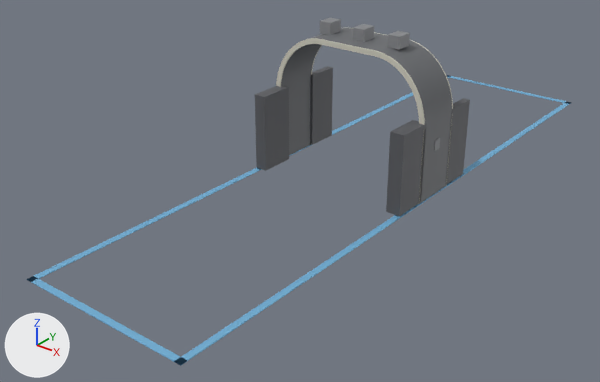
A saved change to the glTF model public/colibri.glb.
Before and after are seen from a 50 mm lens placed at (8.21, -5.76, 6.64), pointed at (-0.43, 5.04, -0.06). The lights are fixed; the arrows at lower left show +X, +Y and +Z. The first picture is the older version.

Objects in the first picture: 'arch_shell', 'arch_trim_back', 'arch_trim_front', 'lane_far_end', 'lane_left', 'lane_near_end', 'lane_right', 'roof_unit_1', 'roof_unit_2', 'roof_unit_3', 'side_socket_1', 'wing_1', 'wing_2', 'wing_3', 'wing_4'.
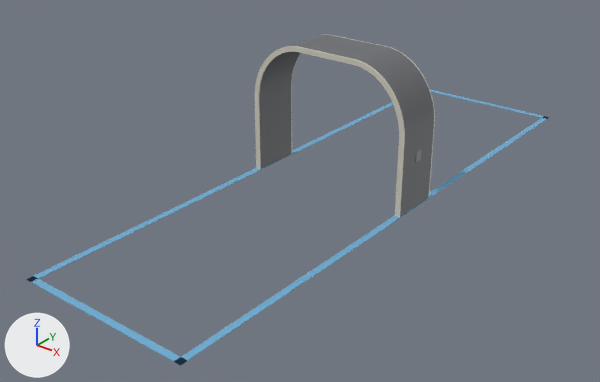
Commit message: Shop preview: side panels on the XL only, no roof boxes

Where the change shows, as pixel boxes (x1, y1, x2, y2) in the pictures (600 x 382 px; the box of a moved part takes in the faces that stretch with it):
'arch_shell', moved: before (281, 28, 452, 204); after (259, 35, 434, 217)
'arch_trim_front', moved: before (276, 38, 425, 201); after (254, 46, 405, 217)
'wing_1', deleted: before (386, 120, 427, 216)
'wing_2', deleted: before (255, 86, 289, 171)
'lane_right', rescaled: before (175, 102, 570, 365); after (174, 117, 548, 365)
'wing_4', deleted: before (310, 66, 333, 145)
'wing_3', deleted: before (446, 98, 470, 184)
'lane_far_end', recoloured, moved: before (447, 75, 572, 104); after (430, 89, 549, 118)
'arch_trim_back', moved: before (311, 27, 453, 186); after (291, 34, 435, 198)
'roof_unit_3', deleted: before (387, 31, 410, 50)
'roof_unit_2', deleted: before (353, 24, 374, 42)
'roof_unit_1', deleted: before (320, 18, 341, 35)
'side_socket_1', recoloured, moved: before (434, 138, 440, 151); after (415, 149, 422, 162)
part 5 of me_lane_right, moved or reshaped: before (391, 102, 570, 221); after (391, 117, 548, 221)

Patch to the scene script:
```diff
--- a/public/colibri.glb.py
+++ b/public/colibri.glb.py
@@ mat_material_2 @@
 mat_material_2 = principled_material('Material_2')
-mat_material_2.base_color = (0.118, 0.122, 0.133)  # dark grey #606266
+mat_material_2.base_color = (0.275, 0.282, 0.298)  # grey #8f9194
 mat_material_2.metallic = 0.2
@@ mat_material_3 @@
 mat_material_3 = principled_material('Material_3')
-mat_material_3.base_color = (0.275, 0.282, 0.298)  # grey #8f9194
+mat_material_3.base_color = (0.18, 0.459, 0.71)  # blue #76b4db
 mat_material_3.metallic = 0.2
@@ me_arch_shell @@
-me_arch_shell.from_pydata(...)  # 392 vertices, 780 faces; spans x -1.63..1.63, y 5.83..6.77, z 0.0..2.61
+me_arch_shell.from_pydata(...)  # 392 vertices, 780 faces; spans x -1.63..1.63, y 5.21..6.14, z 0.0..2.61
+# me_arch_shell part 1: the whole mesh is moved by (0.0, -0.62, 0.0)
 me_arch_shell.materials.append(mat_material_0)
@@ me_arch_trim_front @@
-me_arch_trim_front.from_pydata(...)  # 392 vertices, 780 faces; spans x -1.63..1.63, y 5.81..5.83, z 0.0..2.61
+me_arch_trim_front.from_pydata(...)  # 392 vertices, 780 faces; spans x -1.63..1.63, y 5.18..5.21, z 0.0..2.61
+# me_arch_trim_front part 2: the whole mesh is moved by (0.0, -0.62, 0.0)
 me_arch_trim_front.materials.append(mat_material_1)
@@ me_arch_trim_back @@
-me_arch_trim_back.from_pydata(...)  # 392 vertices, 780 faces; spans x -1.63..1.63, y 6.77..6.79, z 0.0..2.61
+me_arch_trim_back.from_pydata(...)  # 392 vertices, 780 faces; spans x -1.63..1.63, y 6.14..6.17, z 0.0..2.61
+# me_arch_trim_back part 3: the whole mesh is moved by (0.0, -0.62, 0.0)
 me_arch_trim_back.materials.append(mat_material_1)
@@ me_side_socket_1 @@
-me_side_socket_1.from_pydata(...)  # 8 vertices, 12 faces; spans x 1.627..1.648, y 6.219..6.379, z 0.9..1.1
-me_side_socket_1.materials.append(mat_material_3)  # grey #8f9194
+me_side_socket_1.from_pydata(...)  # 8 vertices, 12 faces; spans x 1.627..1.648, y 5.595..5.755, z 0.9..1.1
+# me_side_socket_1 part 4: the whole mesh is moved by (0.0, -0.624, 0.0)
+me_side_socket_1.materials.append(mat_material_2)  # grey #8f9194
@@ me_lane_right @@
-me_lane_right.from_pydata(...)  # 8 vertices, 12 faces; spans x 1.53..1.65, y 0.0..12.6, z 0.0..0.01
-me_lane_right.materials.append(mat_material_4)  # blue #76b4db
+me_lane_right.from_pydata(...)  # 8 vertices, 12 faces; spans x 1.53..1.65, y 0.0..11.35, z 0.0..0.01
+# me_lane_right part 5: the whole mesh is scaled about the mesh origin by (1, 0.901, 1)
+me_lane_right.materials.append(mat_material_3)  # blue #76b4db
@@ me_lane_far_end @@
-me_lane_far_end.from_pydata(...)  # 8 vertices, 12 faces; spans x -1.65..1.65, y 12.48..12.6, z 0.0..0.01
-me_lane_far_end.materials.append(mat_material_4)  # blue #76b4db
+me_lane_far_end.from_pydata(...)  # 8 vertices, 12 faces; spans x -1.65..1.65, y 11.23..11.35, z 0.0..0.01
+# me_lane_far_end part 6: the whole mesh is moved by (0.0, -1.25, 0.0)
+me_lane_far_end.materials.append(mat_material_3)  # blue #76b4db
@@ ob_wing_1 @@
-ob_wing_1 = bpy.data.objects.new('wing_1', me_wing_1)
@@ ob_wing_2 @@
-ob_wing_2 = bpy.data.objects.new('wing_2', me_wing_2)
@@ ob_wing_3 @@
-ob_wing_3 = bpy.data.objects.new('wing_3', me_wing_3)
@@ ob_wing_4 @@
-ob_wing_4 = bpy.data.objects.new('wing_4', me_wing_4)
@@ ob_roof_unit_1 @@
-ob_roof_unit_1 = bpy.data.objects.new('roof_unit_1', me_roof_unit_1)
@@ ob_roof_unit_2 @@
-ob_roof_unit_2 = bpy.data.objects.new('roof_unit_2', me_roof_unit_2)
@@ ob_roof_unit_3 @@
-ob_roof_unit_3 = bpy.data.objects.new('roof_unit_3', me_roof_unit_3)
```
